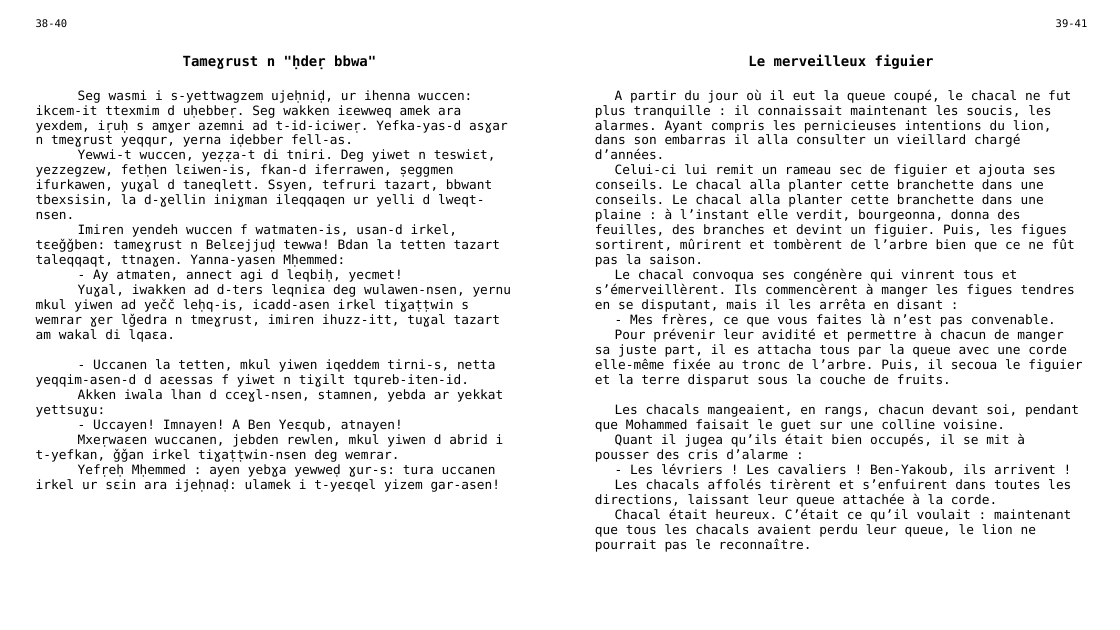
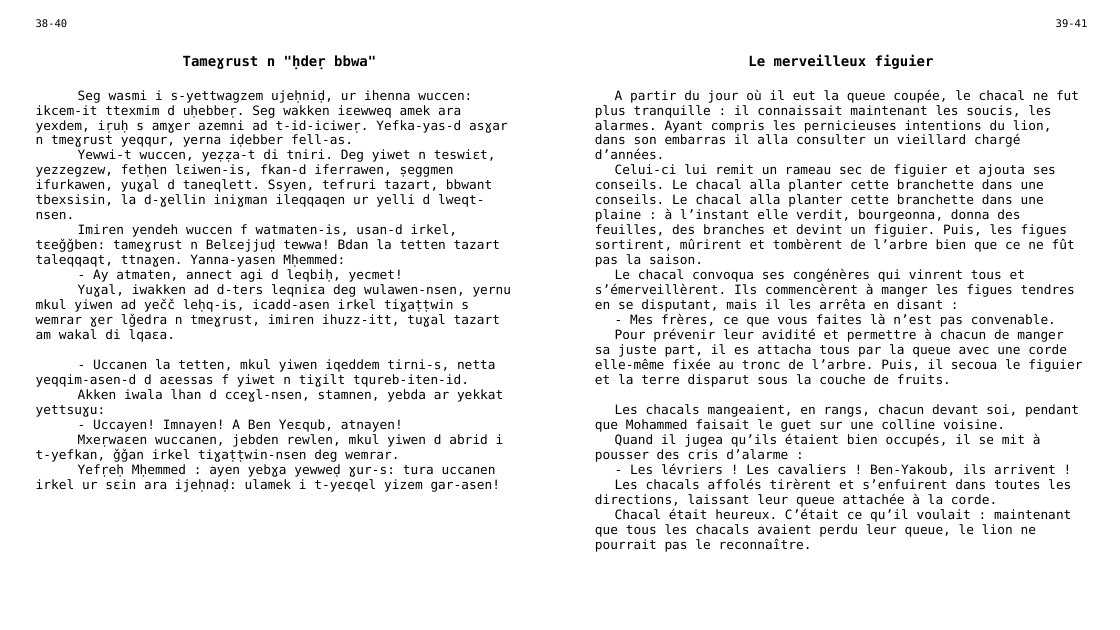
Before and after one commit to sferhah/tamacahut_n_wuccen, a slide deck: slide 14 of Uccen.ConsoleApp/uccen.pptx. Drawn at 1120x630 pixels with LibreOffice and Linux fonts; fonts in the diff are those of the drawing. Boxes give left, top, right and bottom in pixels: in the first picture for what was removed or moved away, otherwise in the second. Text is boxed around its words. In the diff, an @@ line names an element or a change of style, - is before the commit and + after.

```diff
--- a/Uccen.ConsoleApp/uccen.pptx
+++ b/Uccen.ConsoleApp/uccen.pptx
@@ table at bbox=[27, 13, 1096, 607] @@
-row 3, column 3: A partir du jour où il eut la queue coupé, le chacal ne fut plus tranquille : il connaissait maintenant les soucis, les alarmes. Ayant compris les pernicieuses intentions du lion, dans son embarras il alla consulter un vieillard chargé d’années. / Celui-ci lui remit un rameau sec de figuier et ajouta ses conseils. Le chacal alla planter cette branchette dans une conseils. Le chacal alla planter cette branchette dans une plaine : à l’instant elle verdit, bourgeonna, donna des feuilles, des branches et devint un figuier. Puis, les figues sortirent, mûrirent et tombèrent de l’arbre bien que ce ne fût pas la saison. / Le chacal convoqua ses congénère qui vinrent tous et s’émerveillèrent. Ils commencèrent à manger les figues tendres en se disputant, mais il les arrêta en disant : / - Mes frères, ce que vous faites là n’est pas convenable. / Pour prévenir leur avidité et permettre à chacun de manger sa juste part, il es attacha tous par la queue avec une corde elle-même fixée au tronc de l’arbre. Puis, il secoua le figuier et la terre disparut sous la couche de fruits. / Les chacals mangeaient, en rangs, chacun devant soi, pendant que Mohammed faisait le guet sur une colline voisine. / Quant il jugea qu’ils était bien occupés, il se mit à pousser des cris d’alarme : / - Les lévriers ! Les cavaliers ! Ben-Yakoub, ils arrivent ! / Les chacals affolés tirèrent et s’enfuirent dans toutes les directions, laissant leur queue attachée à la corde. / Chacal était heureux. C’était ce qu’il voulait : maintenant que tous les chacals avaient perdu leur queue, le lion ne pourrait pas le reconnaître.
+row 3, column 3: A partir du jour où il eut la queue coupée, le chacal ne fut plus tranquille : il connaissait maintenant les soucis, les alarmes. Ayant compris les pernicieuses intentions du lion, dans son embarras il alla consulter un vieillard chargé d’années. / Celui-ci lui remit un rameau sec de figuier et ajouta ses conseils. Le chacal alla planter cette branchette dans une conseils. Le chacal alla planter cette branchette dans une plaine : à l’instant elle verdit, bourgeonna, donna des feuilles, des branches et devint un figuier. Puis, les figues sortirent, mûrirent et tombèrent de l’arbre bien que ce ne fût pas la saison. / Le chacal convoqua ses congénères qui vinrent tous et s’émerveillèrent. Ils commencèrent à manger les figues tendres en se disputant, mais il les arrêta en disant : / - Mes frères, ce que vous faites là n’est pas convenable. / Pour prévenir leur avidité et permettre à chacun de manger sa juste part, il es attacha tous par la queue avec une corde elle-même fixée au tronc de l’arbre. Puis, il secoua le figuier et la terre disparut sous la couche de fruits. / Les chacals mangeaient, en rangs, chacun devant soi, pendant que Mohammed faisait le guet sur une colline voisine. / Quand il jugea qu’ils étaient bien occupés, il se mit à pousser des cris d’alarme : / - Les lévriers ! Les cavaliers ! Ben-Yakoub, ils arrivent ! / Les chacals affolés tirèrent et s’enfuirent dans toutes les directions, laissant leur queue attachée à la corde. / Chacal était heureux. C’était ce qu’il voulait : maintenant que tous les chacals avaient perdu leur queue, le lion ne pourrait pas le reconnaître.
```
Also in this commit, not shown: 35 other slides changed, 1 other file.
